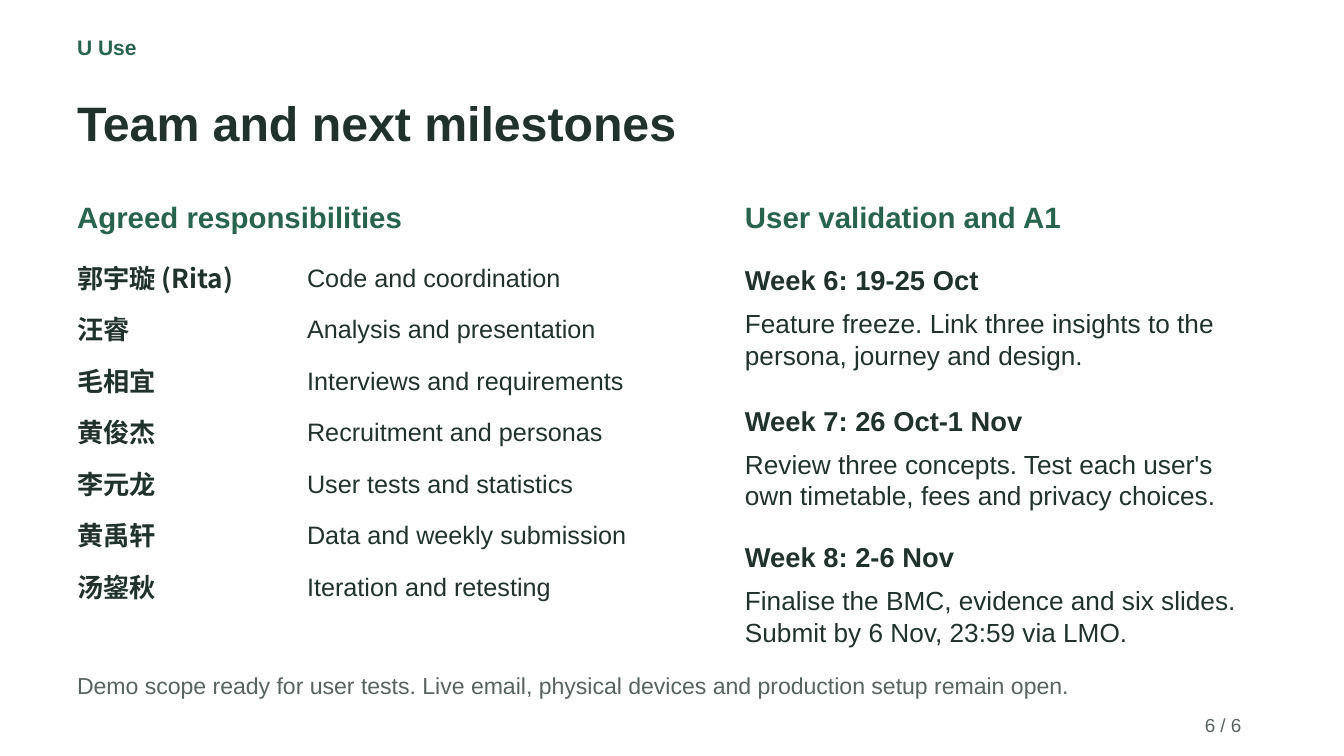
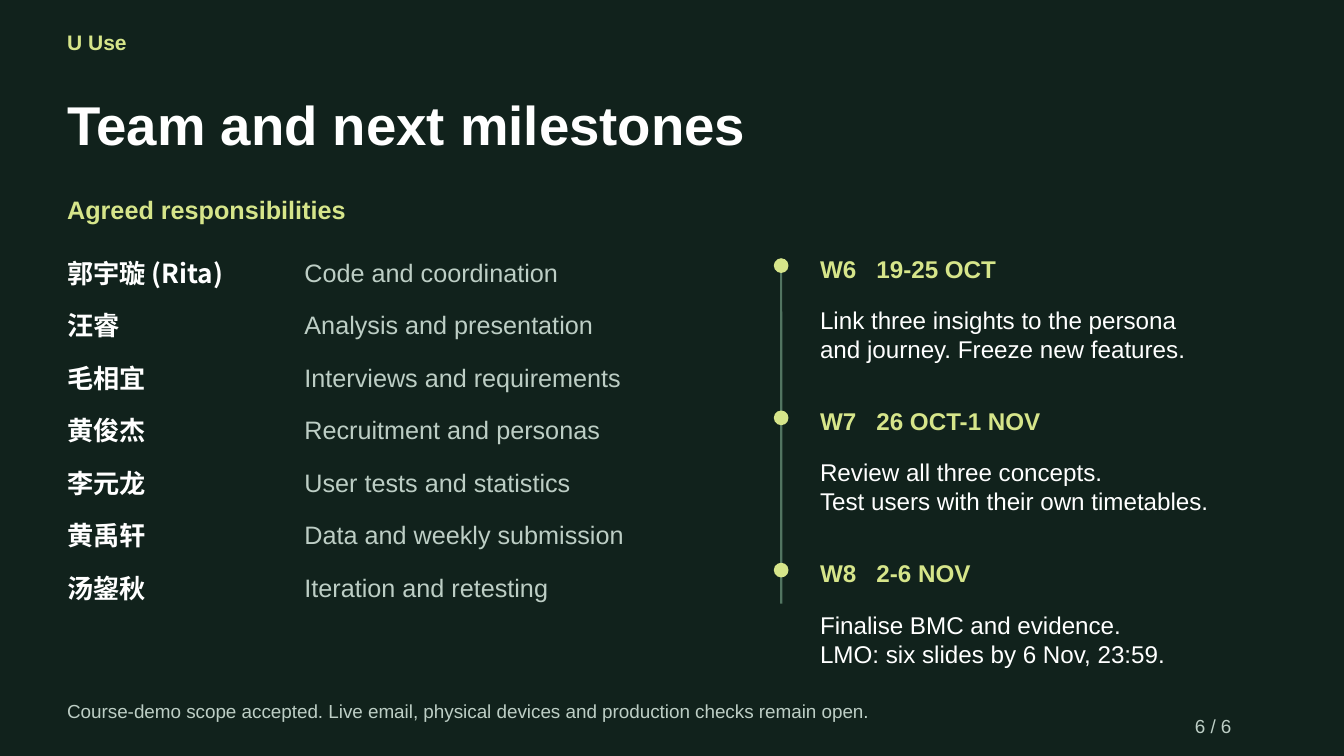
Before and after one commit to Rita020903/U-Use, a slide deck: slide 6 of A1_Current/UUse_A1_6_Slides.pptx. Drawn at 1344x756 pixels with LibreOffice and Linux fonts; fonts in the diff are those of the drawing. Boxes give left, top, right and bottom in pixels: in the first picture for what was removed or moved away, otherwise in the second. Text is boxed around its words. In the diff, an @@ line names an element or a change of style, - is before the commit and + after.

Commit message:
Redesign current six-slide A1 with editable charts and concept visuals

```diff
--- a/A1_Current/UUse_A1_6_Slides.pptx
+++ b/A1_Current/UUse_A1_6_Slides.pptx
@@ background #FFFFFF to #11221C @@
@@ text "U Use" at (x1=67, y1=35, x2=127, y2=50): text colour #28634E to #D6E58A @@
@@ text "Team and next milestones" at (x1=67, y1=105, x2=745, y2=146): size 34.5 to 39 pt, text colour #20322B to #FFFFFF @@
@@ text "Agreed responsibilities" at (x1=67, y1=200, x2=346, y2=225): size 21 to 18 pt, text colour #28634E to #D6E58A @@
@@ text removed at (x1=745, y1=206, x2=1061, y2=229) @@
-User validation and A1
@@ ellipse added at (x1=774, y1=258, x2=789, y2=273), fill #D6E58A @@
@@ line added from (781, 258) to (781, 604), #527561 1.5 pt @@
@@ text at (x1=820, y1=261, x2=996, y2=279): text changed; size 19.5 to 17.2 pt; text colour #20322B to #D6E58A @@
-Week 6: 19-25 Oct
+W6 19-25 OCT
@@ text at (x1=820, y1=311, x2=1185, y2=363): text changed; size 18.8 to 17.2 pt; text colour #20322B to #FFFFFF @@
-Feature freeze. Link three insights to the persona, journey and design.
+Link three insights to the persona
+and journey. Freeze new features.
@@ ellipse added at (x1=774, y1=410, x2=789, y2=425), fill #D6E58A @@
@@ text at (x1=820, y1=413, x2=1040, y2=431): text changed; size 19.5 to 17.2 pt; text colour #20322B to #D6E58A @@
-Week 7: 26 Oct-1 Nov
+W7 26 OCT-1 NOV
@@ text at (x1=820, y1=463, x2=1208, y2=511): text changed; size 18.8 to 17.2 pt; text colour #20322B to #FFFFFF @@
-Review three concepts. Test each user's own timetable, fees and privacy choices.
+Review all three concepts.
+Test users with their own timetables.
@@ ellipse added at (x1=774, y1=563, x2=789, y2=578), fill #D6E58A @@
@@ text at (x1=820, y1=565, x2=970, y2=583): text changed; size 19.5 to 17.2 pt; text colour #20322B to #D6E58A @@
-Week 8: 2-6 Nov
+W8 2-6 NOV
@@ text colour #20322B to #FFFFFF in 7 elements at (x1=67, y1=261, x2=224, y2=288), (x1=67, y1=312, x2=119, y2=338), (x1=67, y1=365, x2=146, y2=391), (x1=67, y1=417, x2=146, y2=443), (x1=67, y1=470, x2=146, y2=496), (x1=67, y1=522, x2=146, y2=548), (x1=67, y1=575, x2=146, y2=601) @@
@@ text "汤鋆秋" moved from (x1=77, y1=574, x2=156, y2=600) to (x1=67, y1=575, x2=146, y2=601) @@
@@ text colour #20322B to #BDCEC5 in 7 elements at (x1=304, y1=263, x2=558, y2=282), (x1=304, y1=315, x2=593, y2=339), (x1=304, y1=368, x2=621, y2=392), (x1=304, y1=420, x2=600, y2=444), (x1=304, y1=473, x2=571, y2=492), (x1=304, y1=525, x2=624, y2=549), (x1=304, y1=578, x2=548, y2=602) @@
@@ text at (x1=820, y1=616, x2=1165, y2=668): text changed; size 18.8 to 17.2 pt; text colour #20322B to #FFFFFF @@
-Finalise the BMC, evidence and six slides. Submit by 6 Nov, 23:59 via LMO.
+Finalise BMC and evidence.
+LMO: six slides by 6 Nov, 23:59.
@@ text at (x1=67, y1=704, x2=869, y2=722): text changed; size 16.5 to 13.5 pt; text colour #58635E to #BDCEC5 @@
-Demo scope ready for user tests. Live email, physical devices and production setup remain open.
+Course-demo scope accepted. Live email, physical devices and production checks remain open.
@@ text "6 / 6" at (x1=1195, y1=720, x2=1232, y2=733): text colour #58635E to #BDCEC5 @@
```
Also in this commit, not shown: 5 other slides changed, 6 other files.
